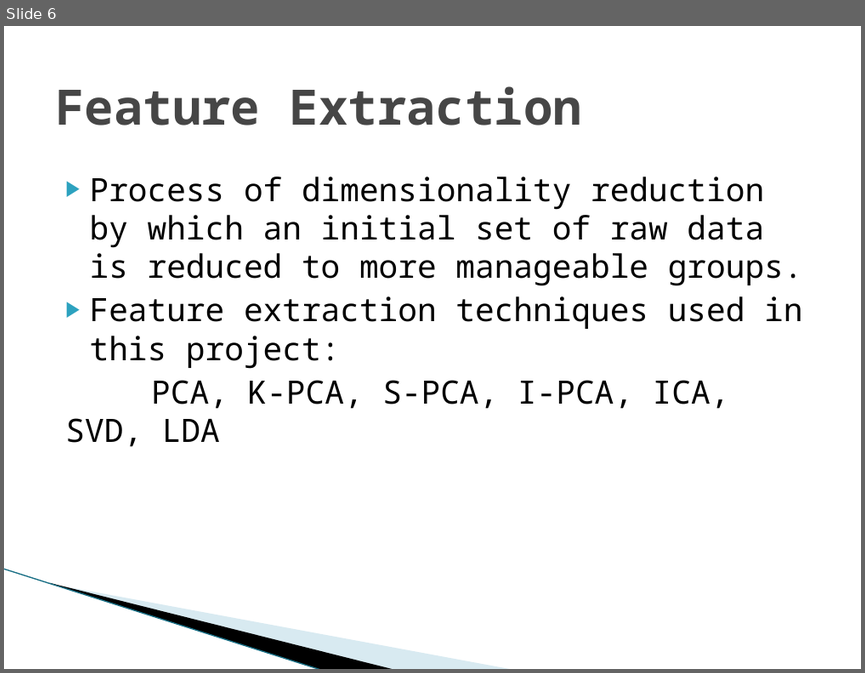
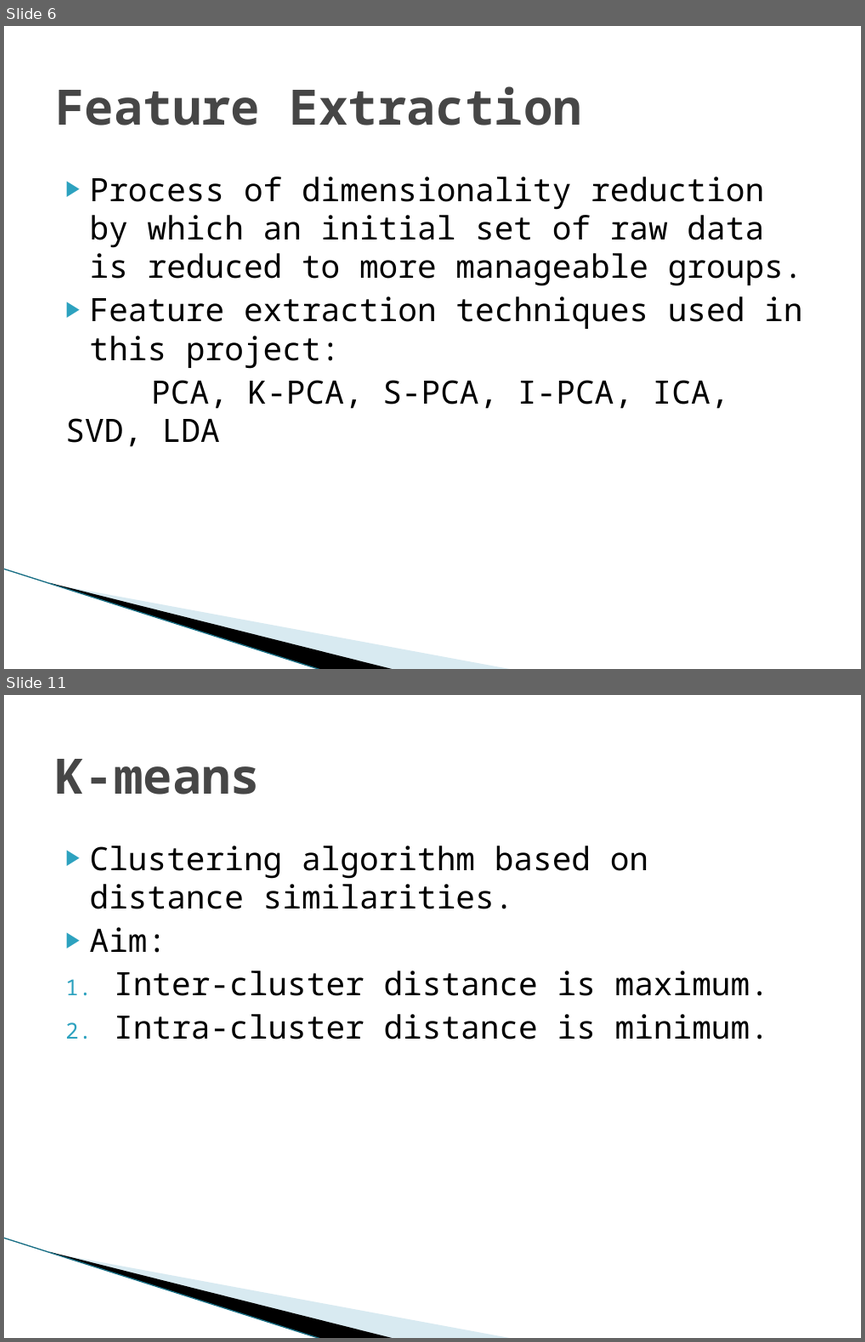
Before and after one commit to Ray784/mini_project, a slide deck: Project ppt.pptx. Shown one above the other, each under a label of ours: slide 6 before the commit, slides 6 and 11 after it; the slides between them are not shown. The pictures are 865x673 and 865x1342 pixels, drawn with LibreOffice and Linux fonts; fonts in the diff are those of the drawing; background and template pictures are left out. Boxes give left, top, right and bottom in pixels: in the first picture for what was removed or moved away, otherwise in the second. Text is boxed around its words. In the diff, an @@ line names an element or a change of style, - is before the commit and + after.

```diff
--- a/Project ppt.pptx
+++ b/Project ppt.pptx
@@ slide 11 added at <box>4,695,861,1338</box>, background #FFFFFF; not listed: 3 template elements that a slide beside it also shows @@
@@ title added at <box>55,759,260,794</box>, 41 pt, text #464646, bold @@
+K-means
@@ text added at <box>90,845,769,1039</box>, 27 pt, text #000000 @@
+▶ Clustering algorithm based on distance similarities.
+▶ Aim:
+1. Inter-cluster distance is maximum.
+2. Intra-cluster distance is minimum.
```
Also in this commit, not shown: 1 slide changed, 4 other slides added, 2 other files.
